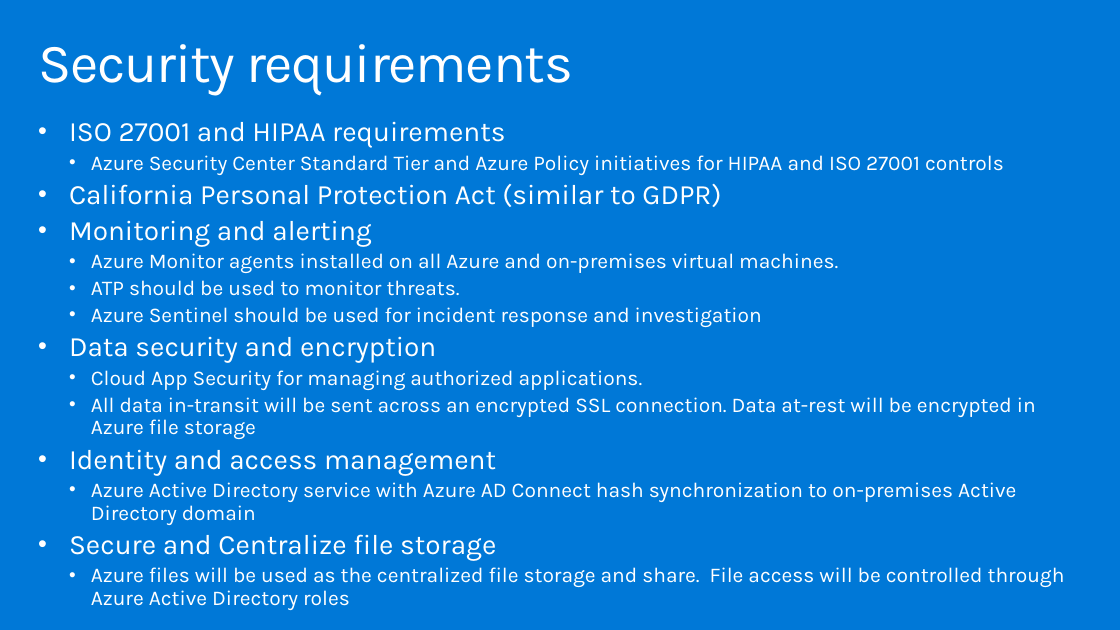
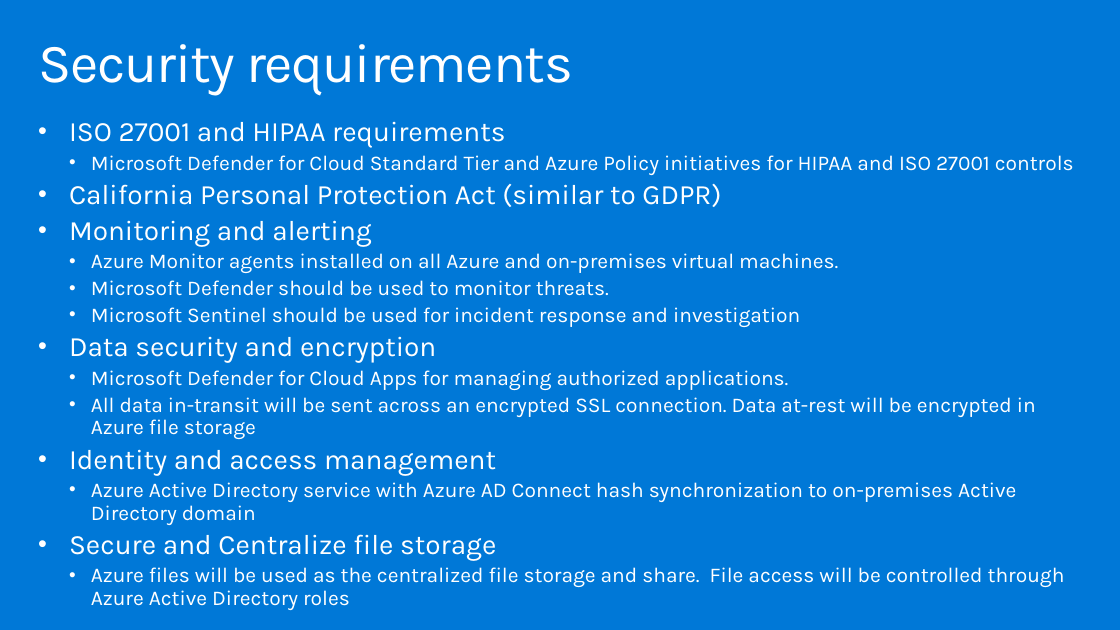
Before and after one commit to tobiasrademacher/MCW-Implementing-Azure-Virtual-Desktop-in-the-enterprise, a slide deck: slide 23 of Whiteboard design session/WDS trainer presentation - Implementing Azure Virtual Desktop in the enterprise.pptx. Drawn at 1120x630 pixels with LibreOffice and Linux fonts; fonts in the diff are those of the drawing. Boxes give left, top, right and bottom in pixels: in the first picture for what was removed or moved away, otherwise in the second. Text is boxed around its words. In the diff, an @@ line names an element or a change of style, - is before the commit and + after.

```diff
--- a/Whiteboard design session/WDS trainer presentation - Implementing Azure Virtual Desktop in the enterprise.pptx
+++ b/Whiteboard design session/WDS trainer presentation - Implementing Azure Virtual Desktop in the enterprise.pptx
@@ text at bbox=[91, 155, 1074, 175]: text changed @@
-  • Azure Security Center Standard Tier and Azure Policy initiatives for HIPAA and ISO 27001 controls
+  • Microsoft Defender for Cloud Standard Tier and Azure Policy initiatives for HIPAA and ISO 27001 controls
@@ text at bbox=[91, 280, 800, 327]: text changed @@
-  • ATP should be used to monitor threats.
-  • Azure Sentinel should be used for incident response and investigation
+  • Microsoft Defender should be used to monitor threats.
+  • Microsoft Sentinel should be used for incident response and investigation
@@ text at bbox=[91, 370, 789, 390]: text changed @@
-  • Cloud App Security for managing authorized applications.
+  • Microsoft Defender for Cloud Apps for managing authorized applications.
```
Also in this commit, not shown: 6 other slides changed, 3 other files.
